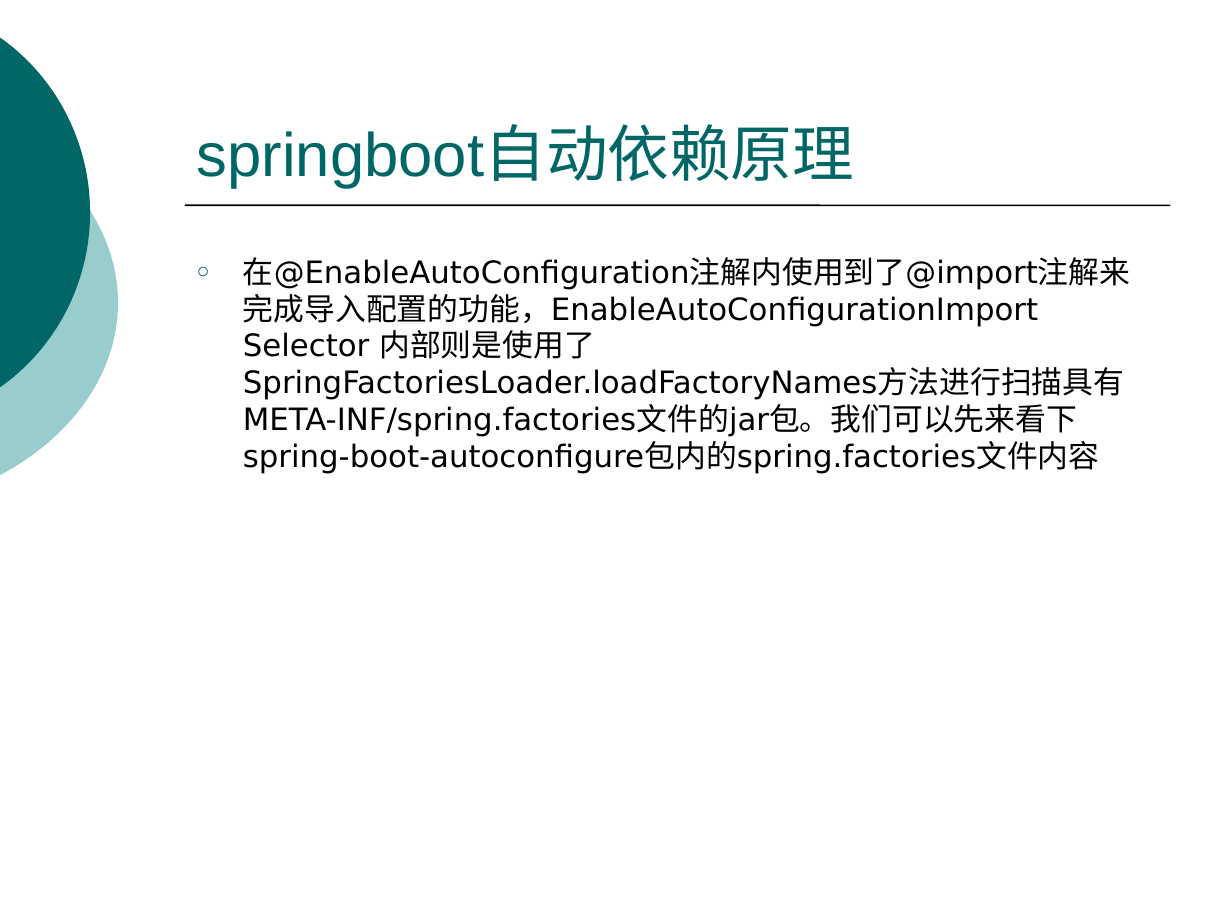
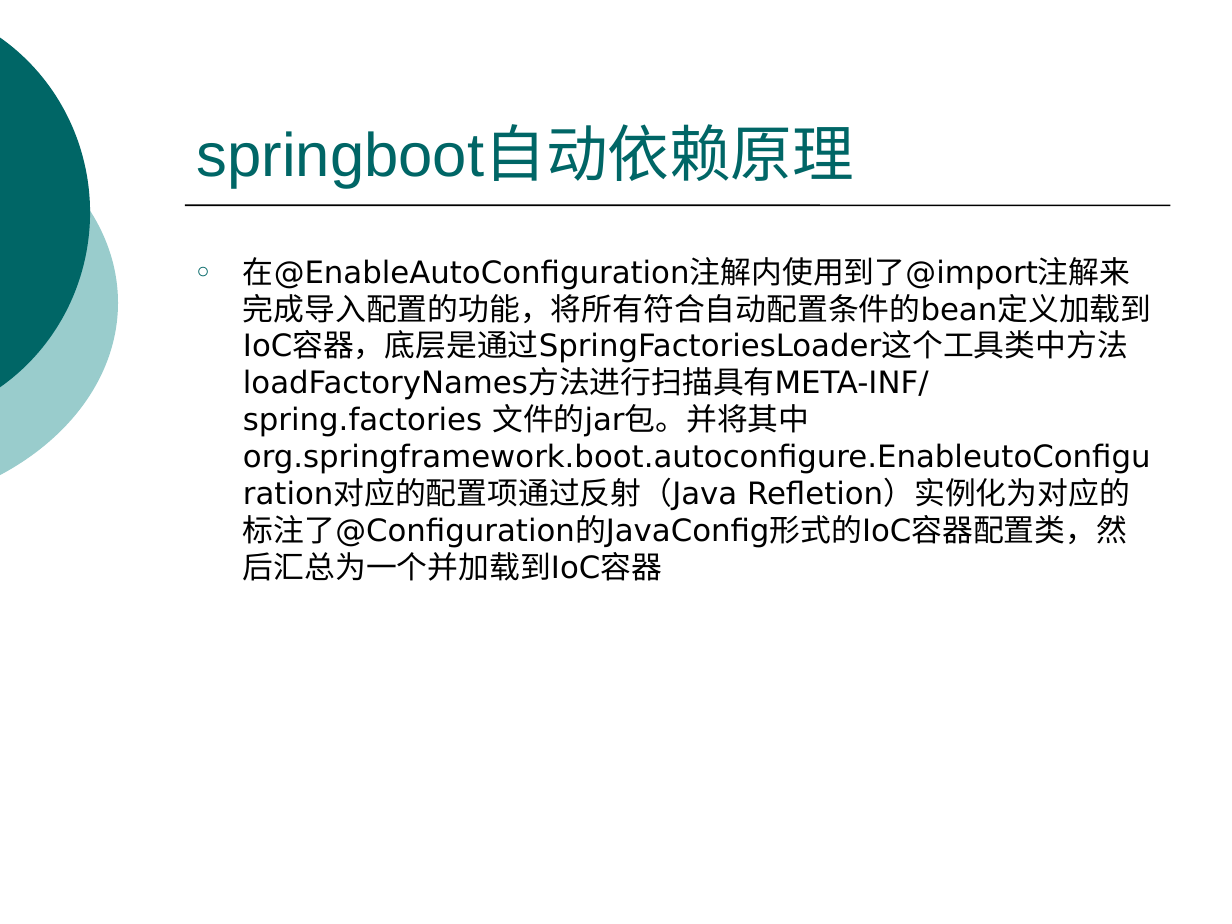
Before and after one commit to zhousenshan/jquery-, a slide deck: slide 13 of springboot应用开发.pptx. Drawn at 1232x924 pixels with LibreOffice and Linux fonts; fonts in the diff are those of the drawing. Boxes give left, top, right and bottom in pixels: in the first picture for what was removed or moved away, otherwise in the second. Text is boxed around its words. In the diff, an @@ line names an element or a change of style, - is before the commit and + after.

```diff
--- a/springboot应用开发.pptx
+++ b/springboot应用开发.pptx
@@ text at box(243, 257, 1151, 581): text changed @@
-○ 在@EnableAutoConfiguration注解内使用到了@import注解来完成导入配置的功能，EnableAutoConfigurationImport Selector 内部则是使用了SpringFactoriesLoader.loadFactoryNames方法进行扫描具有META-INF/spring.factories文件的jar包。我们可以先来看下spring-boot-autoconfigure包内的spring.factories文件内容
+○ 在@EnableAutoConfiguration注解内使用到了@import注解来完成导入配置的功能，将所有符合自动配置条件的bean定义加载到IoC容器，底层是通过SpringFactoriesLoader这个工具类中方法loadFactoryNames方法进行扫描具有META-INF/ spring.factories 文件的jar包。并将其中org.springframework.boot.autoconfigure.EnableutoConfiguration对应的配置项通过反射（Java Refletion）实例化为对应的标注了@Configuration的JavaConfig形式的IoC容器配置类，然后汇总为一个并加载到IoC容器
```
